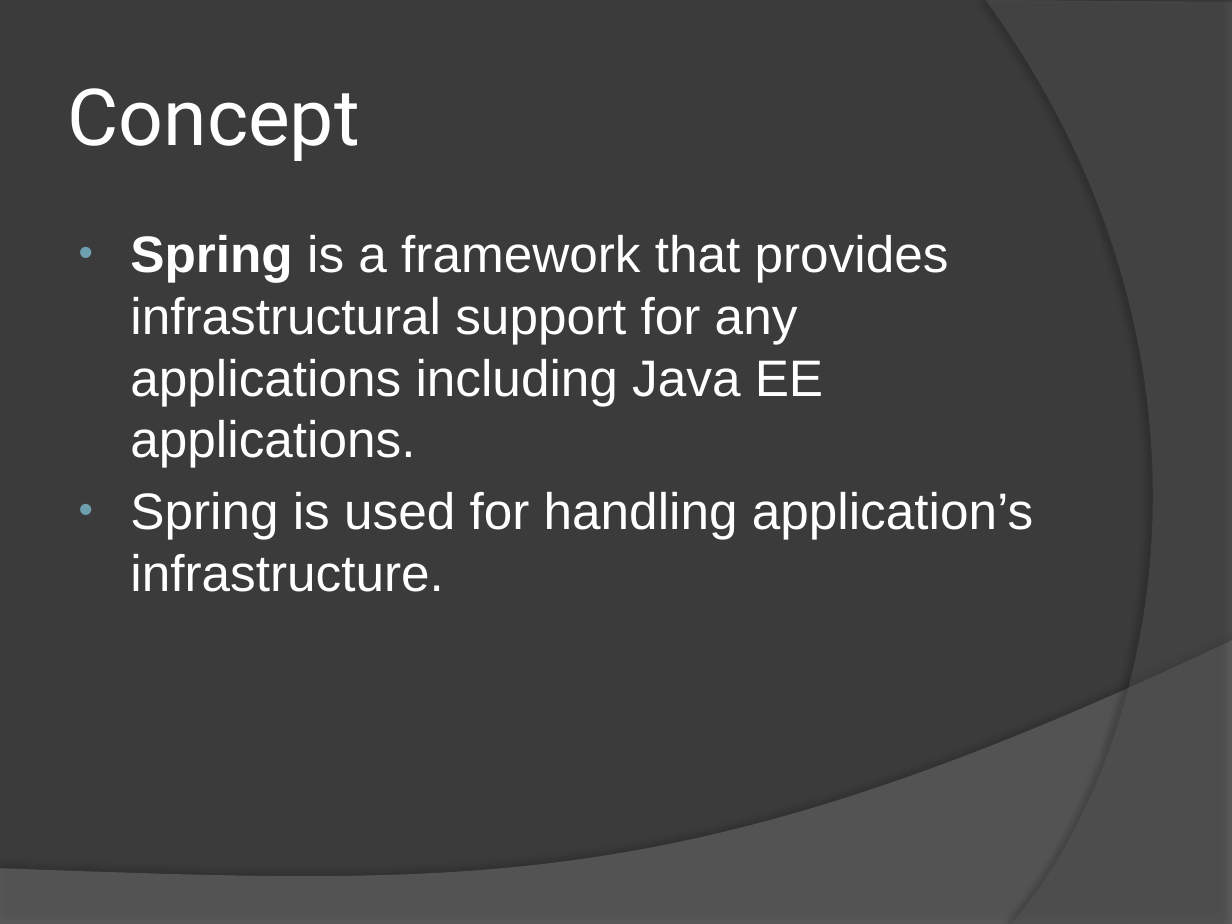
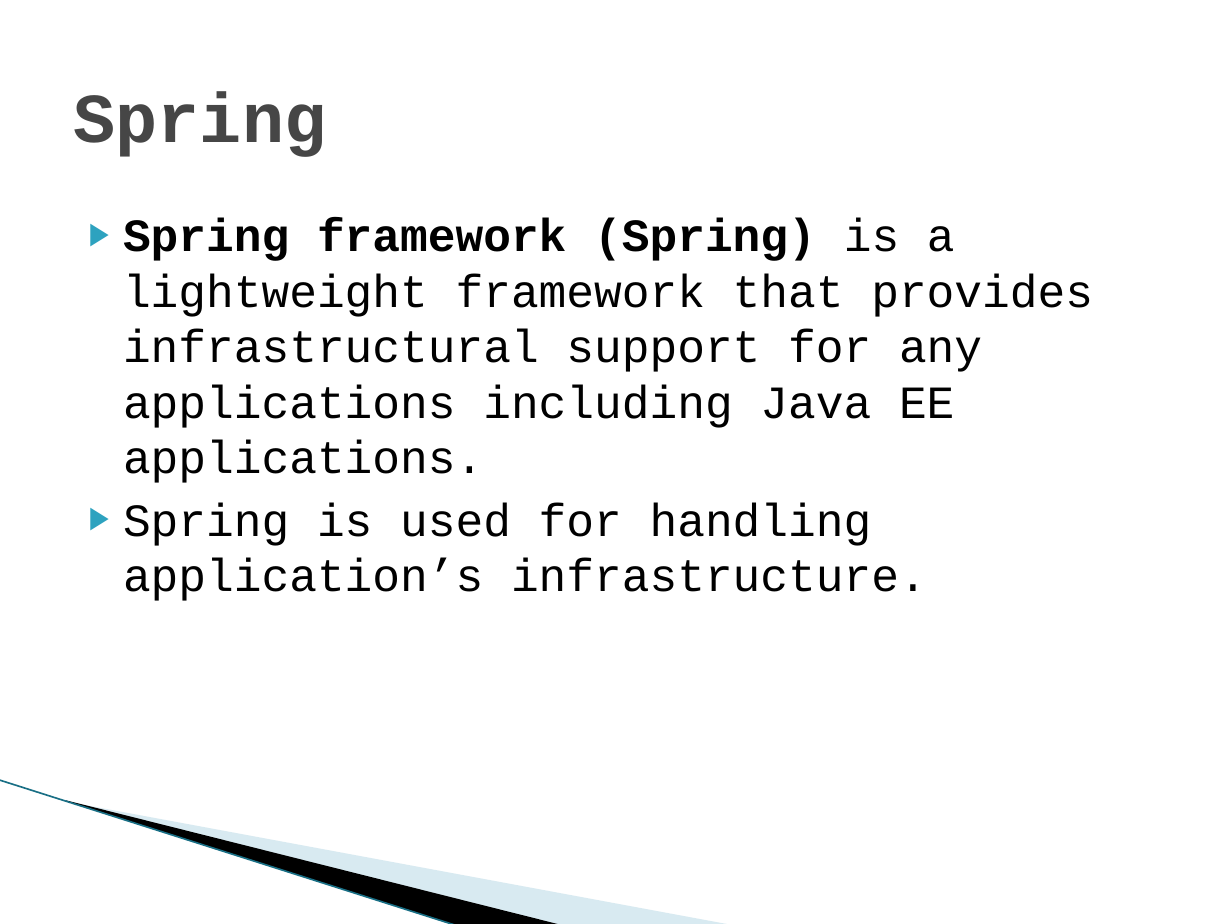
Before and after one commit to PusHGoD/DemoSpring, a slide deck: slide 3 of Spring.pptx (slide 2 before the commit). Drawn at 1232x924 pixels with LibreOffice and Linux fonts; fonts in the diff are those of the drawing; background and template pictures are left out. Boxes give left, top, right and bottom in pixels: in the first picture for what was removed or moved away, otherwise in the second. Text is boxed around its words. In the diff, an @@ line names an element or a change of style, - is before the commit and + after.

```diff
--- a/Spring.pptx
+++ b/Spring.pptx
@@ background #3B3B3B to #FFFFFF @@
@@ freeform shape removed at [986, 0, 1232, 924] @@
@@ title at [74, 91, 326, 157]: text changed; size 46 to 41 pt; font Roboto to Courier New; text colour #FFFFFF to #464646; bold on @@
-Concept
+Spring
@@ text "Spring framework (Spring) is a ...": place and size @@
-text "Spring framework (Spring) is a ..." at [130, 235, 1033, 592]
+text "Spring framework (Spring) is a ..." at [123, 218, 1093, 601]
@@ text at [123, 218, 1093, 483]: text changed; size 30 to 27 pt; font Arial to Courier New; text colour #FFFFFF to #000000 @@
-• Spring is a framework that provides infrastructural support for any applications including Java EE applications.
+▶ Spring framework (Spring) is a lightweight framework that provides infrastructural support for any applications including Java EE applications.
@@ text at [123, 503, 927, 601]: size 30 to 27 pt, font Arial to Courier New, text colour #FFFFFF to #000000 in "Spring is used for handling application’s infrastructure."; bullet • to ▶; less space between paragraphs; bullet colour #6EA0B0 to #2DA2BF @@
@@ freeform shape removed at [0, 641, 1232, 924] @@
@@ line added from (0, 780) to (457, 924), #97C5D8 0.95 pt @@
@@ freeform shape added at [65, 800, 563, 924], fill #000000 @@
@@ freeform shape added at [68, 801, 733, 924], fill #A0CBDC at 40% opacity @@
```
Also in this commit, not shown: 3 other slides changed, 12 slides added, 3 slides removed.
